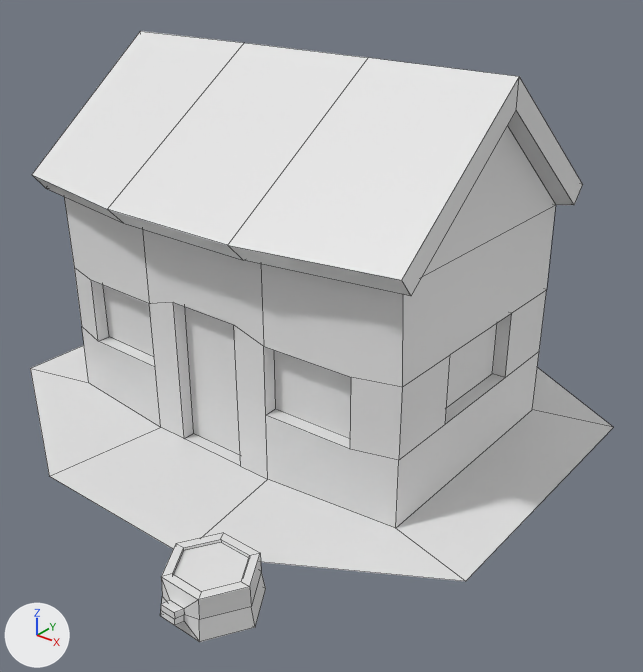
The FBX model Centurion Hex/Assets/Art/3D/Lumbermill.fbx as it was, and as the next commit left it.
Rendered twice from a 50 mm lens placed at (0.618, -0.738, 0.748), pointed at (0.062, -0.044, 0.318). Lighting does not change. The marker at lower left points along +X, +Y and +Z. Mesh edges are drawn as thin lines. Where no turn or scale is listed for an object, it has been applied to the vertices.

In view in the first picture: 'Lumbermill'.
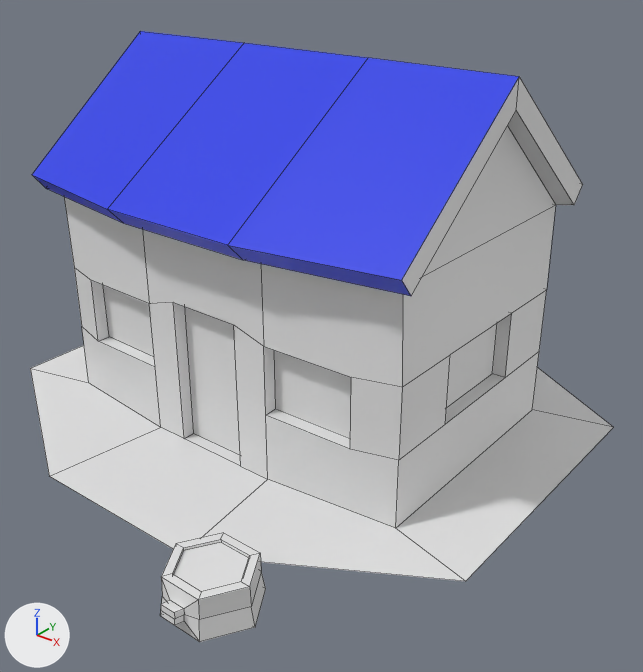
Boxes (x1, y1, x2, y2) around the edits, measured in the pictures (643 x 672 px):
part 1 of me_plane_002, recoloured (white to blue)
    both: (32, 31, 519, 296)

Patch to the scene script:
```diff
--- a/Centurion Hex/Assets/Art/3D/Lumbermill.fbx.py
+++ b/Centurion Hex/Assets/Art/3D/Lumbermill.fbx.py
@@ mat_playercolor_001 @@
+mat_playercolor_001 = principled_material('PlayerColor.001')
+mat_playercolor_001.base_color = (0.0157, 0.0421, 0.8)  # blue #223ae7
@@ me_plane_002 @@
 me_plane_002.from_pydata(...)  # 154 vertices, 136 faces; spans x -0.328..0.328, y -0.381..0.302, z 0.0..0.412
 # used by ob_lumbermill; location = (0.0, 0.0, 0.2)
+# me_plane_002 part 1: all 12 faces centred in x -0.167..0.167, y -0.194..0.201, z 0.265..0.343 switch from mat_material (its picture is missing) to mat_playercolor_001 (blue #223ae7)
```
